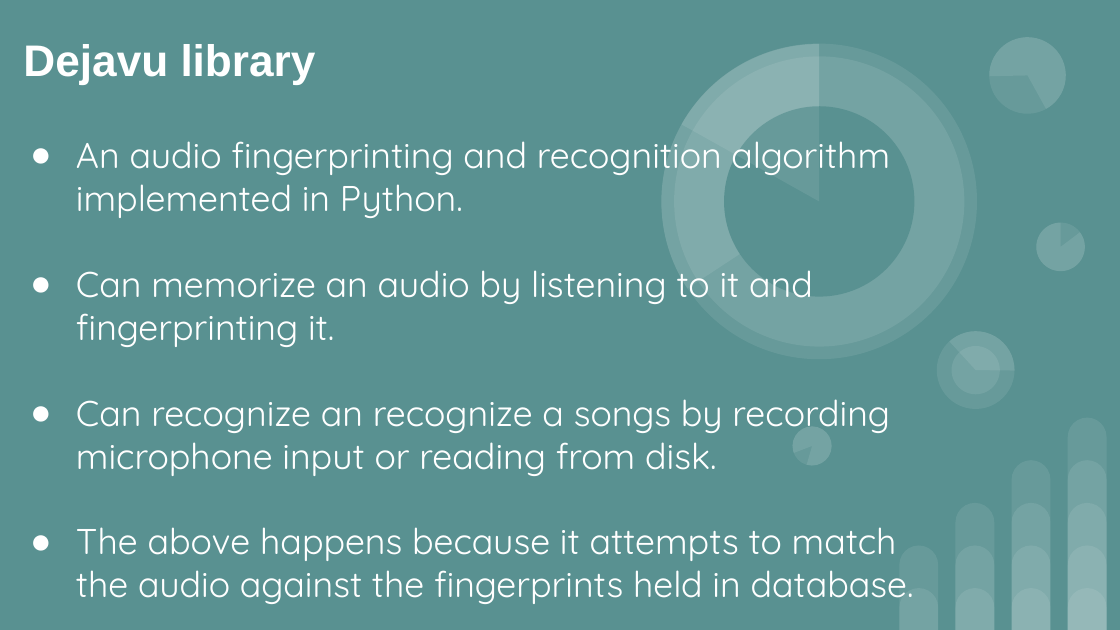
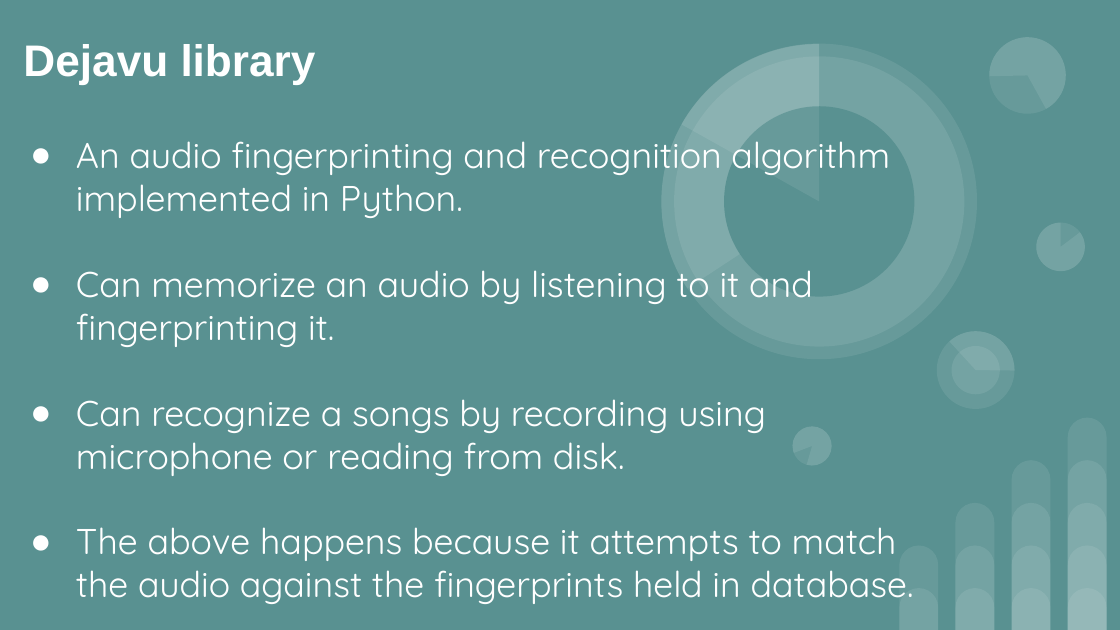
Before and after one commit to VarsouPenny/dejavu, a slide deck: slide 4 of presentation/Multimodal Project Presentation.pptx. Drawn at 1120x630 pixels with LibreOffice and Linux fonts; fonts in the diff are those of the drawing. Boxes give left, top, right and bottom in pixels: in the first picture for what was removed or moved away, otherwise in the second. Text is boxed around its words. In the diff, an @@ line names an element or a change of style, - is before the commit and + after.

```diff
--- a/presentation/Multimodal Project Presentation.pptx
+++ b/presentation/Multimodal Project Presentation.pptx
@@ subtitle at box(76, 399, 766, 476): text changed @@
-● Can recognize an recognize a songs by recording microphone input or reading from disk.
+● Can recognize a songs by recording using microphone or reading from disk.
```
Also in this commit, not shown: 3 other slides changed, 1 slide added, 2 slides removed, 1 other file.
